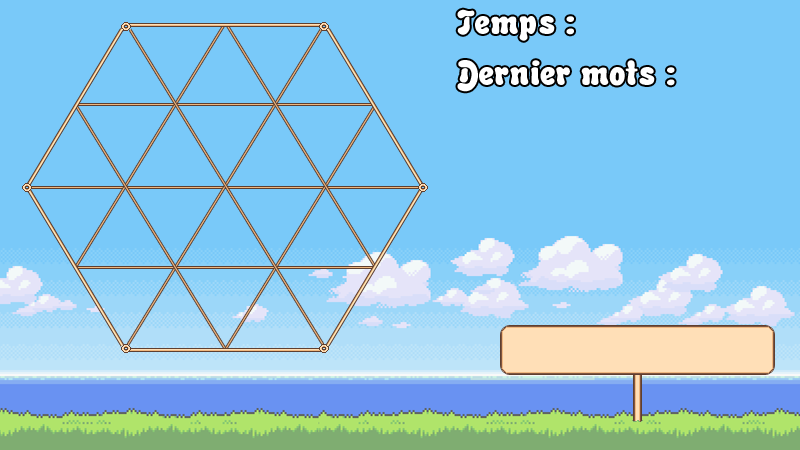
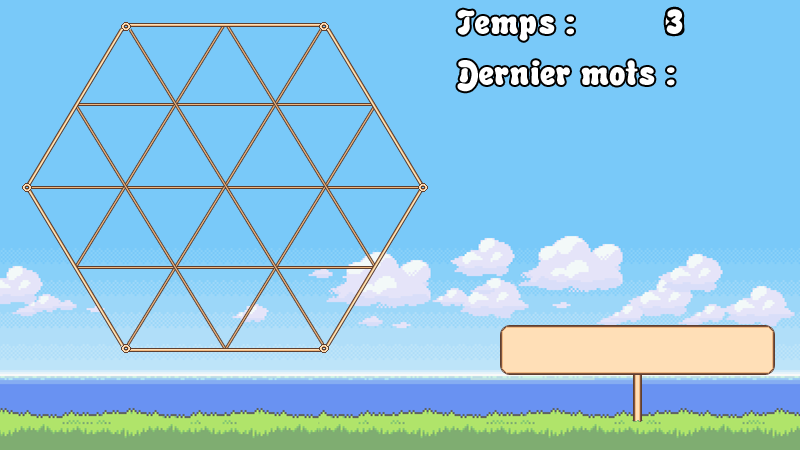
Layers edited between the first and the second 800×450 image:
added group "Lettre" with 11 layers above "Background Original copie" over [665,8,684,35]
added layer "3" in group "Lettre" over [666,9,683,34]
added layer "2" in group "Lettre" over [667,8,683,34]
added layer "1" in group "Lettre" over [668,9,679,34]
added layer "0" in group "Lettre" over [665,9,682,35]
